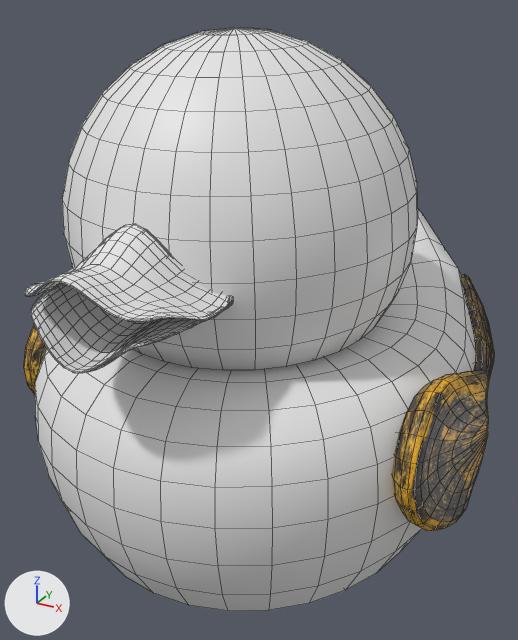
One commit to the Blender file Pato.blend: the scene before it, then after it.
Camera for both pictures: a 50 mm camera at (-0.24, -9.39, 0.6) aimed at (-2.37, -5.53, -1.33). Every picture has the same lights, and +X, +Y and +Z are marked at lower left. Mesh edges are drawn as thin lines.

Objects in the first picture: 'Cabeza', 'Cabeza.001', 'Cuerpo', 'Pico arriba', 'Pico arriba.001'.
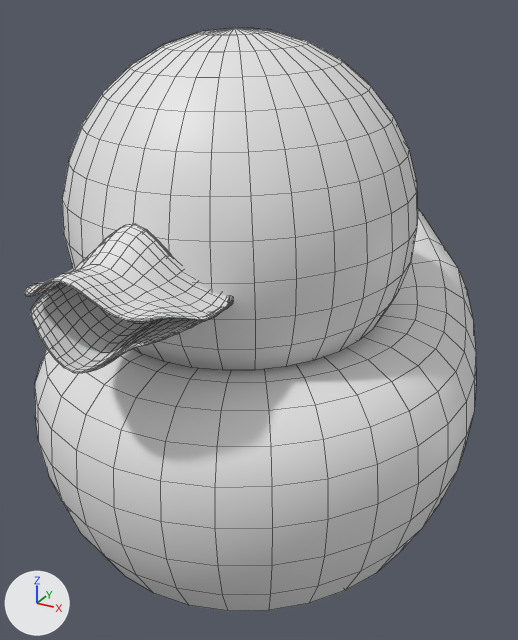
Changed parts and their boxes (x1, y1, x2, y2) in the pictures (518 x 640 px):
'Cabeza.001', hidden
    before: (24, 274, 495, 531)

The change, as a diff of the scene's bpy script:
```diff
--- a/Pato.blend.py
+++ b/Pato.blend.py
@@ ob_cabeza_001 @@
 ob_cabeza_001.scale = (1.0, 0.999, 0.263)
+ob_cabeza_001.hide_set(True)
```
